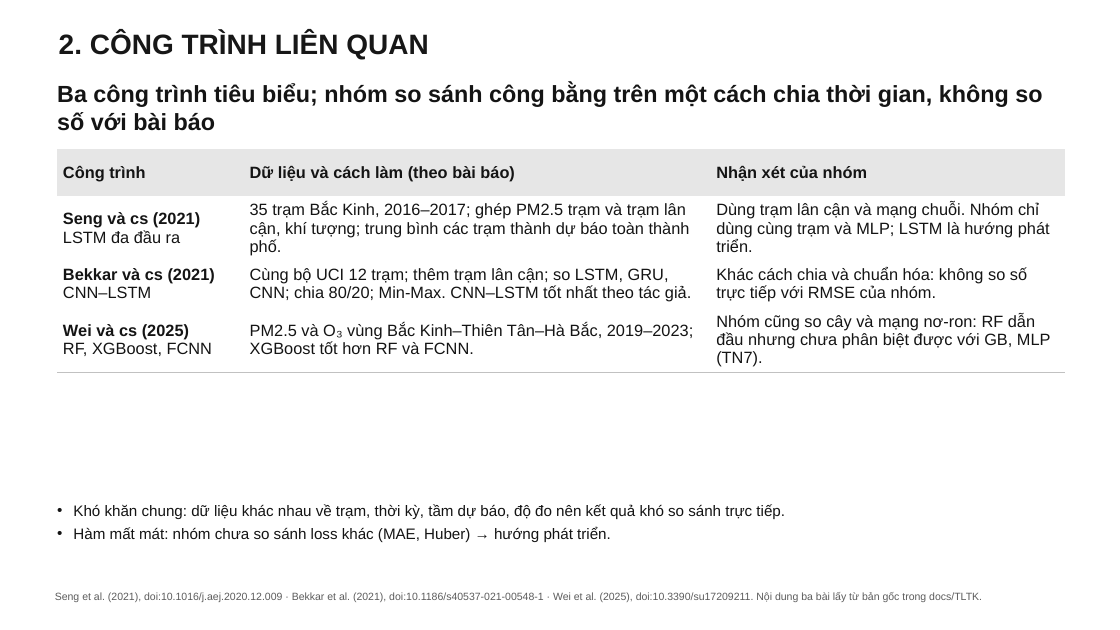
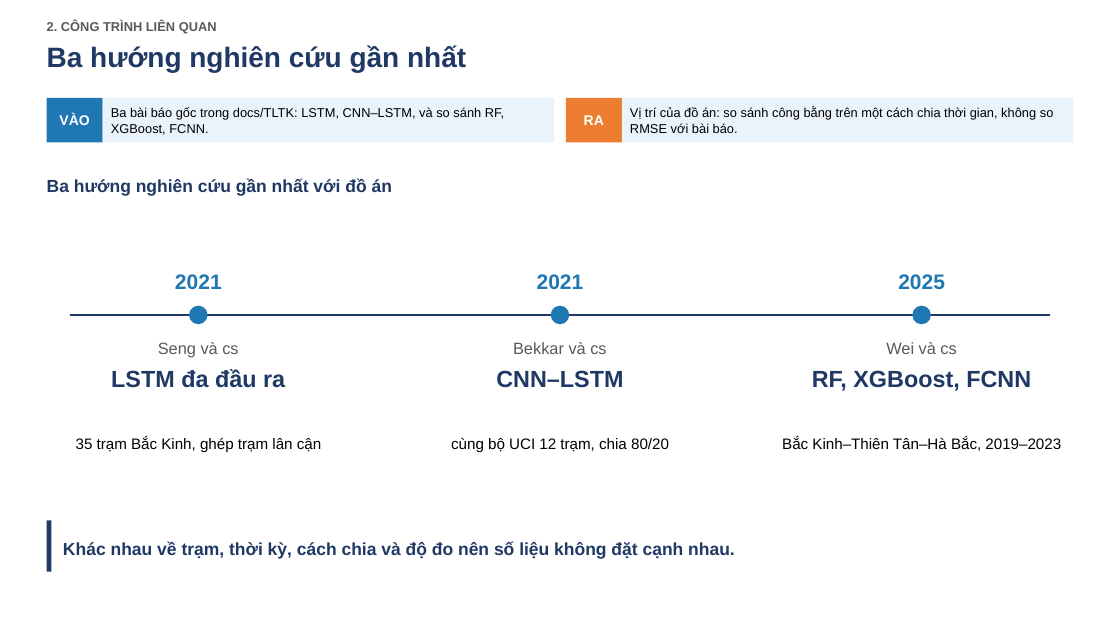
Before and after one commit to bjruly/sgu_finalproject_machinelearning_2026-2027, a slide deck: slide 9 of docs/Nhom10_Slide.pptx (slide 6 before the commit). Drawn at 1120x630 pixels with LibreOffice and Linux fonts; fonts in the diff are those of the drawing. Boxes give left, top, right and bottom in pixels: in the first picture for what was removed or moved away, otherwise in the second. Text is boxed around its words. In the diff, an @@ line names an element or a change of style, - is before the commit and + after.

Commit message:
Update docs

```diff
--- a/docs/Nhom10_Slide.pptx
+++ b/docs/Nhom10_Slide.pptx
@@ text "2. CÔNG TRÌNH LIÊN QUAN" moved from (x1=59, y1=34, x2=428, y2=60) to (x1=47, y1=21, x2=217, y2=34) @@
@@ text "2. CÔNG TRÌNH LIÊN QUAN" at (x1=47, y1=21, x2=217, y2=34): size 24 to 11 pt, text colour #171717 to #595959; line spacing 0.9 to 1; vertical alignment middle to top @@
@@ text added at (x1=47, y1=45, x2=466, y2=72), 24 pt, text #1F3864, bold @@
+Ba hướng nghiên cứu gần nhất
@@ text removed at (x1=57, y1=84, x2=1042, y2=131) @@
-Ba công trình tiêu biểu; nhóm so sánh công bằng trên một cách chia thời gian, không so số với bài báo
@@ rectangle added at (x1=47, y1=98, x2=103, y2=143), fill #1F77B4, 12 pt, text #FFFFFF, bold @@
+VÀO
@@ rectangle added at (x1=103, y1=98, x2=555, y2=143), fill #EAF2FA, 11 pt, text #000000 @@
+Ba bài báo gốc trong docs/TLTK: LSTM, CNN–LSTM, và so sánh RF, XGBoost, FCNN.
@@ rectangle added at (x1=566, y1=98, x2=623, y2=143), fill #ED7D31, 12 pt, text #FFFFFF, bold @@
+RA
@@ rectangle added at (x1=622, y1=98, x2=1074, y2=143), fill #EAF2FA, 11 pt, text #000000 @@
+Vị trí của đồ án: so sánh công bằng trên một cách chia thời gian, không so RMSE với bài báo.
@@ text added at (x1=47, y1=179, x2=392, y2=196), 15 pt, text #1F3864, bold @@
+Ba hướng nghiên cứu gần nhất với đồ án
@@ table removed at (x1=57, y1=150, x2=1065, y2=371), 4 rows, 3 columns @@
-Công trình | Dữ liệu và cách làm (theo bài báo) | Nhận xét của nhóm
-Seng và cs (2021) / LSTM đa đầu ra | 35 trạm Bắc Kinh, 2016–2017; ghép PM2.5 trạm và trạm lân cận, khí tượng; trung bình các trạm thành dự báo toàn thành phố. | Dùng trạm lân cận và mạng chuỗi. Nhóm chỉ dùng cùng trạm và MLP; LSTM là hướng phát triển.
-Bekkar và cs (2021) / CNN–LSTM | Cùng bộ UCI 12 trạm; thêm trạm lân cận; so LSTM, GRU, CNN; chia 80/20; Min-Max. CNN–LSTM tốt nhất theo tác giả. | Khác cách chia và chuẩn hóa: không so số trực tiếp với RMSE của nhóm.
-Wei và cs (2025) / RF, XGBoost, FCNN | PM2.5 và O₃ vùng Bắc Kinh–Thiên Tân–Hà Bắc, 2019–2023; XGBoost tốt hơn RF và FCNN. | Nhóm cũng so cây và mạng nơ-ron: RF dẫn đầu nhưng chưa phân biệt được với GB, MLP (TN7).
@@ text added at (x1=175, y1=274, x2=222, y2=289), 18 pt, text #1F77B4, bold @@
+2021
@@ text added at (x1=537, y1=274, x2=584, y2=289), 18 pt, text #1F77B4, bold @@
+2021
@@ text added at (x1=898, y1=274, x2=945, y2=289), 18 pt, text #1F77B4, bold @@
+2025
@@ line added from (70, 315) to (1050, 315), #1F3864 1 pt @@
@@ ellipse added at (x1=189, y1=306, x2=208, y2=324), fill #1F77B4 @@
@@ ellipse added at (x1=551, y1=306, x2=570, y2=324), fill #1F77B4 @@
@@ ellipse added at (x1=912, y1=306, x2=931, y2=324), fill #1F77B4 @@
@@ text added at (x1=158, y1=342, x2=238, y2=358), 14 pt, text #595959 @@
+Seng và cs
@@ text added at (x1=513, y1=342, x2=606, y2=354), 14 pt, text #595959 @@
+Bekkar và cs
@@ text added at (x1=886, y1=342, x2=956, y2=354), 14 pt, text #595959 @@
+Wei và cs
@@ text added at (x1=111, y1=369, x2=285, y2=388), 20 pt, text #1F3864, bold @@
+LSTM đa đầu ra
@@ text added at (x1=496, y1=370, x2=623, y2=388), 20 pt, text #1F3864, bold @@
+CNN–LSTM
@@ text added at (x1=812, y1=370, x2=1031, y2=391), 20 pt, text #1F3864, bold @@
+RF, XGBoost, FCNN
@@ text added at (x1=76, y1=436, x2=321, y2=452), 13 pt, text #000000 @@
+35 trạm Bắc Kinh, ghép trạm lân cận
@@ text added at (x1=451, y1=437, x2=669, y2=452), 13 pt, text #000000 @@
+cùng bộ UCI 12 trạm, chia 80/20
@@ text added at (x1=782, y1=436, x2=1061, y2=451), 13 pt, text #000000 @@
+Bắc Kinh–Thiên Tân–Hà Bắc, 2019–2023
@@ rectangle added at (x1=47, y1=520, x2=52, y2=571), fill #1F3864 @@
@@ text "Khác nhau về trạm, thời ..." at (x1=63, y1=541, x2=735, y2=559): vertical alignment top to middle @@
@@ text at (x1=63, y1=541, x2=735, y2=559): text changed; size 13 to 15 pt; text colour #141414 to #1F3864; bold on @@
-• Khó khăn chung: dữ liệu khác nhau về trạm, thời kỳ, tầm dự báo, độ đo nên kết quả khó so sánh trực tiếp.
-• Hàm mất mát: nhóm chưa so sánh loss khác (MAE, Huber) → hướng phát triển.
+Khác nhau về trạm, thời kỳ, cách chia và độ đo nên số liệu không đặt cạnh nhau.
@@ text removed at (x1=55, y1=592, x2=982, y2=602) @@
-Seng et al. (2021), doi:10.1016/j.aej.2020.12.009 · Bekkar et al. (2021), doi:10.1186/s40537-021-00548-1 · Wei et al. (2025), doi:10.3390/su17209211. Nội dung ba bài lấy từ bản gốc trong docs/TLTK.
```
Also in this commit, not shown: 4 other slides changed, 30 slides added, 18 slides removed, 5 other files.
